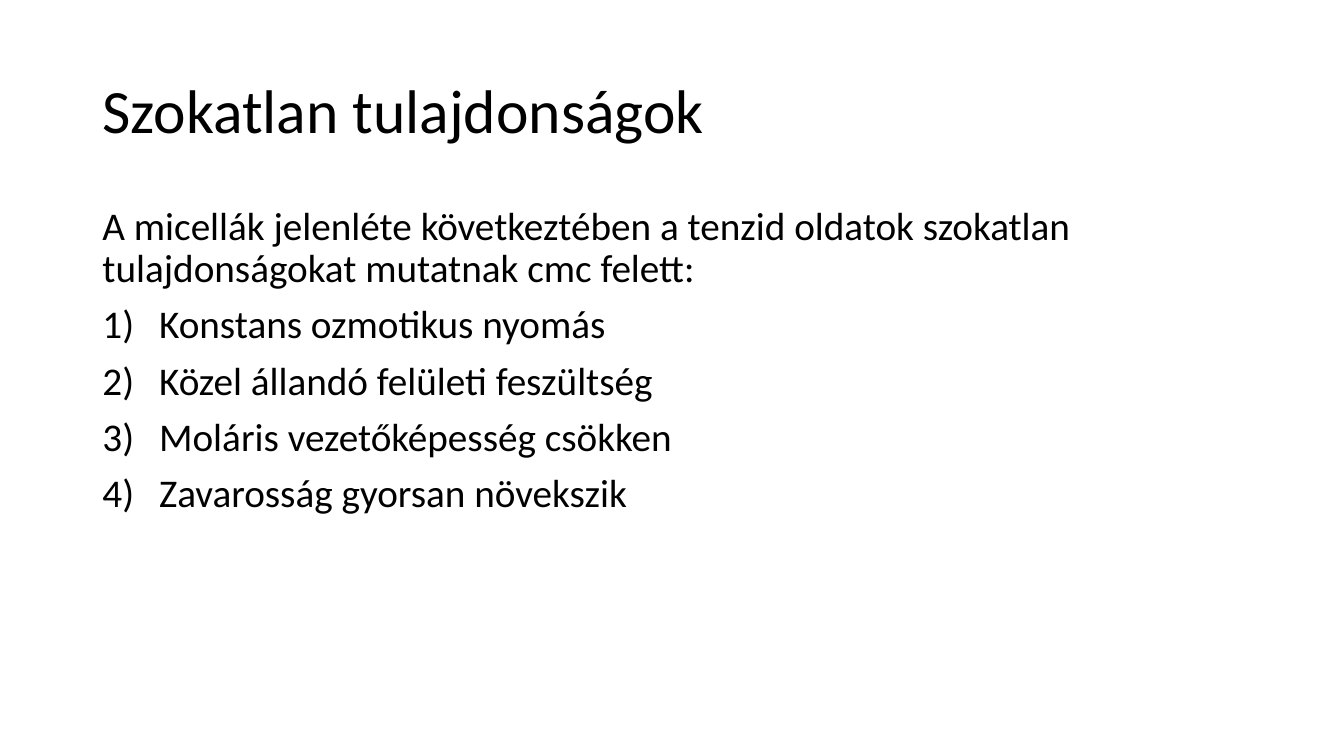
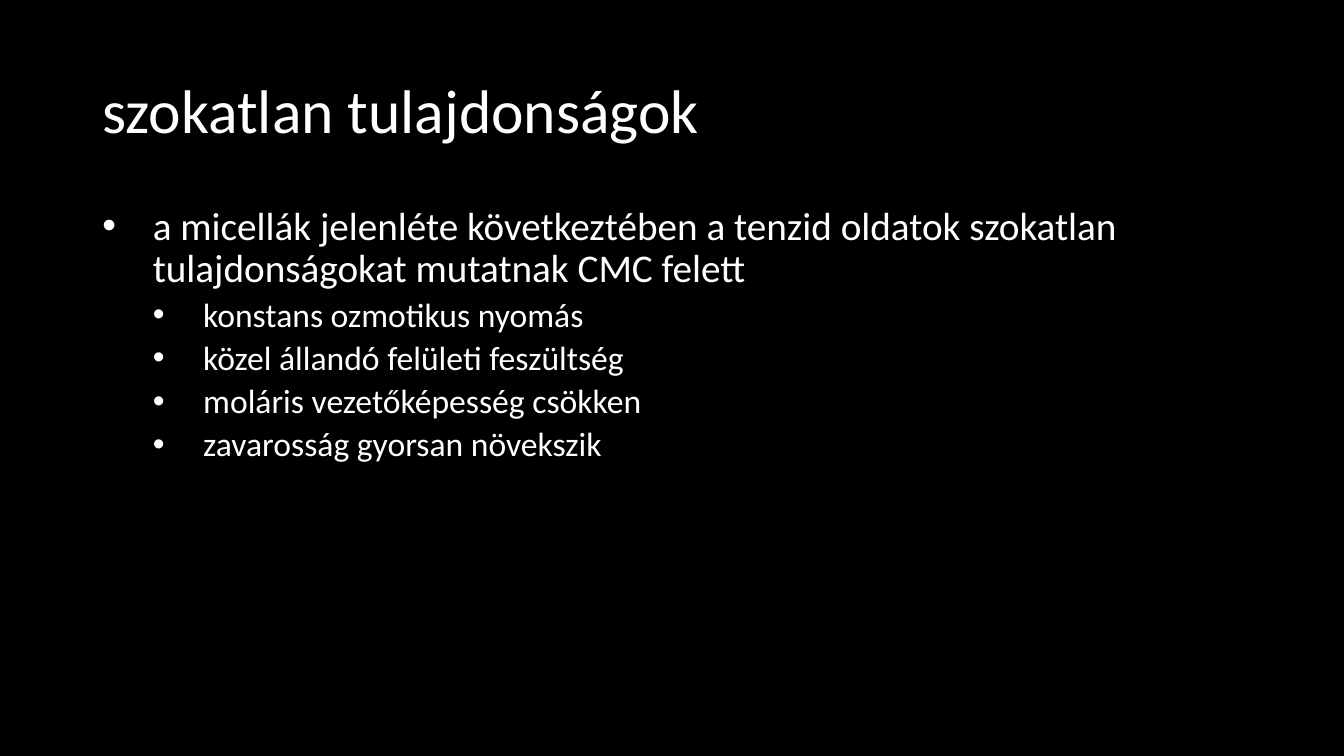
Before and after one commit to LilianaBohus/chemistry-presenations, a slide deck: slide 17 of adjuvants.pptx (slide 19 before the commit). Drawn at 1344x756 pixels with LibreOffice and Linux fonts; fonts in the diff are those of the drawing; background and template pictures are left out. Boxes give left, top, right and bottom in pixels: in the first picture for what was removed or moved away, otherwise in the second. Text is boxed around its words. In the diff, an @@ line names an element or a change of style, - is before the commit and + after.

```diff
--- a/adjuvants.pptx
+++ b/adjuvants.pptx
@@ background #FFFFFF to picture (left out) @@
@@ text at (102, 90, 699, 144): text changed; text colour #000000 to #FFFFFF @@
-Szokatlan tulajdonságok
+szokatlan tulajdonságok
@@ text at (153, 212, 1116, 462): text changed; size 28 to 24 pt; text colour #000000 to #FFFFFF @@
-A micellák jelenléte következtében a tenzid oldatok szokatlan tulajdonságokat mutatnak cmc felett:
-1) Konstans ozmotikus nyomás
-2) Közel állandó felületi feszültség
-3) Moláris vezetőképesség csökken
-4) Zavarosság gyorsan növekszik
+• a micellák jelenléte következtében a tenzid oldatok szokatlan tulajdonságokat mutatnak CMC felett
+  • konstans ozmotikus nyomás
+  • közel állandó felületi feszültség
+  • moláris vezetőképesség csökken
+  • zavarosság gyorsan növekszik
```
Also in this commit, not shown: 6 other slides changed, 3 slides removed.
